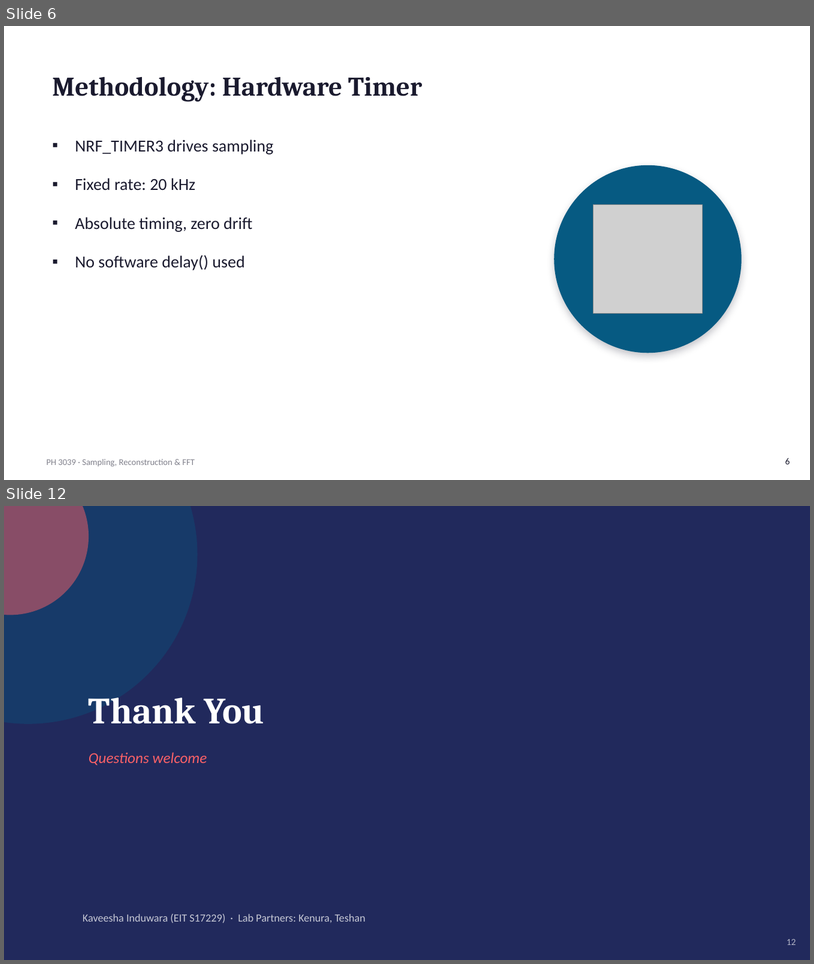
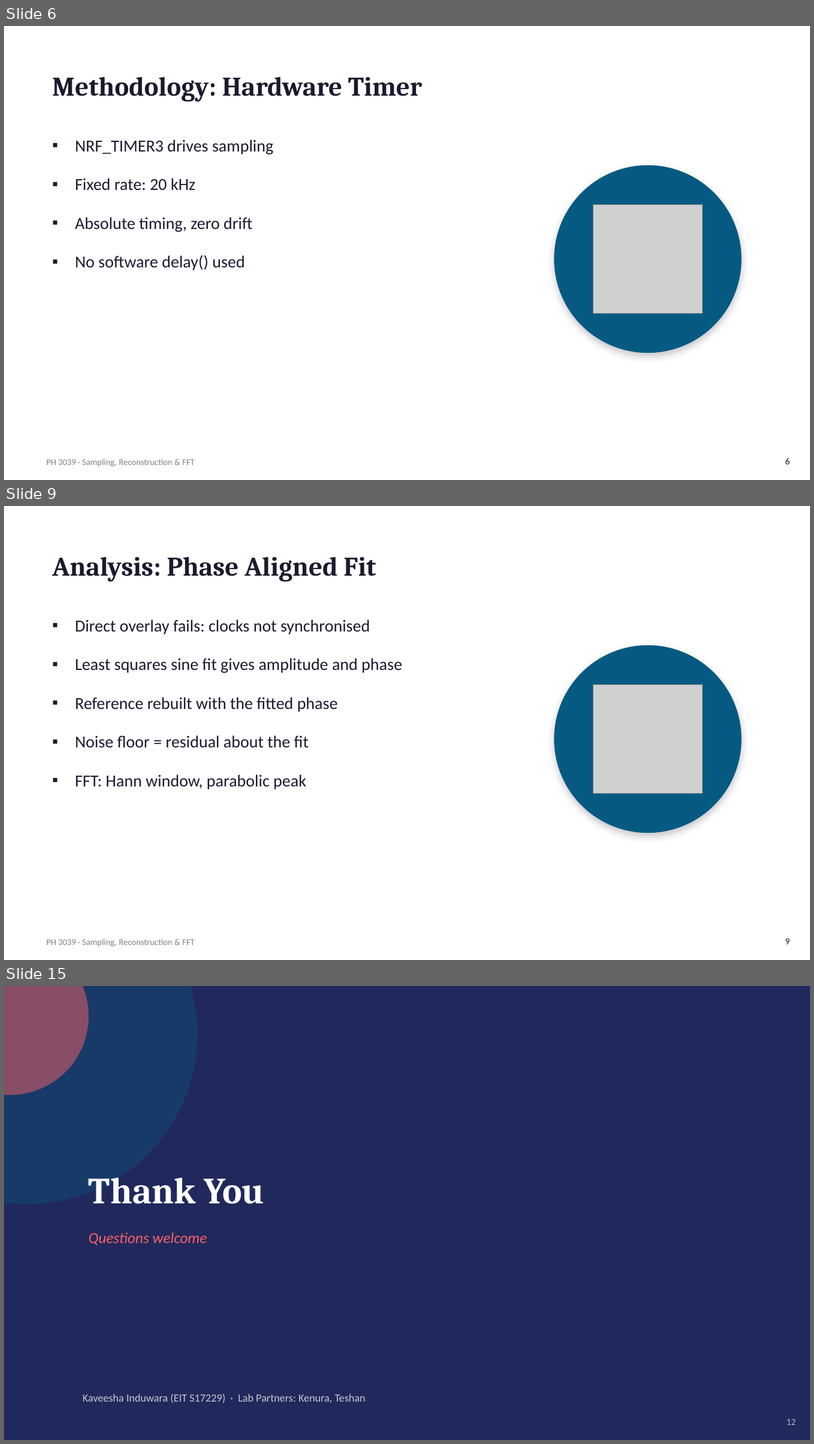
Before and after one commit to TSSwork/PH3039_lab_2, a slide deck: reports/PH3039_Sampling_FFT_Presentation(1).pptx. Shown one above the other, each under a label of ours: slides 6 and 12 before the commit, slides 6, 9 and 15 after it; the slides between them are not shown. The pictures are 814x964 and 814x1444 pixels, drawn with LibreOffice and Linux fonts; fonts in the diff are those of the drawing; grey boxes stand for pictures. Boxes give left, top, right and bottom in pixels: in the first picture for what was removed or moved away, otherwise in the second. Text is boxed around its words. In the diff, an @@ line names an element or a change of style, - is before the commit and + after.

```diff
--- a/reports/PH3039_Sampling_FFT_Presentation(1).pptx
+++ b/reports/PH3039_Sampling_FFT_Presentation(1).pptx
@@ slide 9 added at [4, 506, 810, 960], background #FFFFFF; not listed: 1 template element that a slide beside it also shows @@
@@ title added at [52, 557, 376, 582], 32 pt, text #1A1A2E, bold @@
+Analysis: Phase Aligned Fit
@@ text added at [75, 619, 402, 789], 20 pt, text #1A1A2E @@
+▪ Direct overlay fails: clocks not synchronised
+▪ Least squares sine fit gives amplitude and phase
+▪ Reference rebuilt with the fitted phase
+▪ Noise floor = residual about the fit
+▪ FFT: Hann window, parabolic peak
@@ ellipse added at [555, 645, 742, 832], fill #065A82 @@
@@ picture added at [594, 684, 703, 793] @@
@@ page number added at [786, 938, 791, 944], 11 pt, text #1A1A2E @@
+9
@@ what was slide 12 is now slide 15 @@
```
Also in this commit, not shown: 8 slides changed, 4 other slides added, 2 slides removed.
